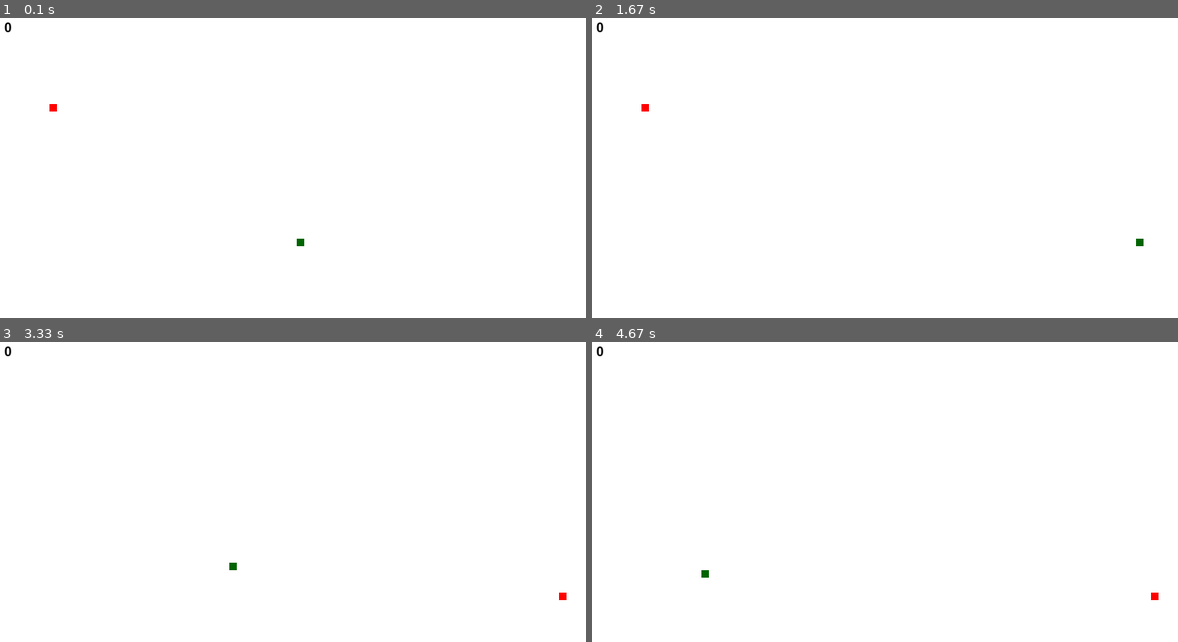
Above: before the commit, frames 1-4 (two rows, left to right).
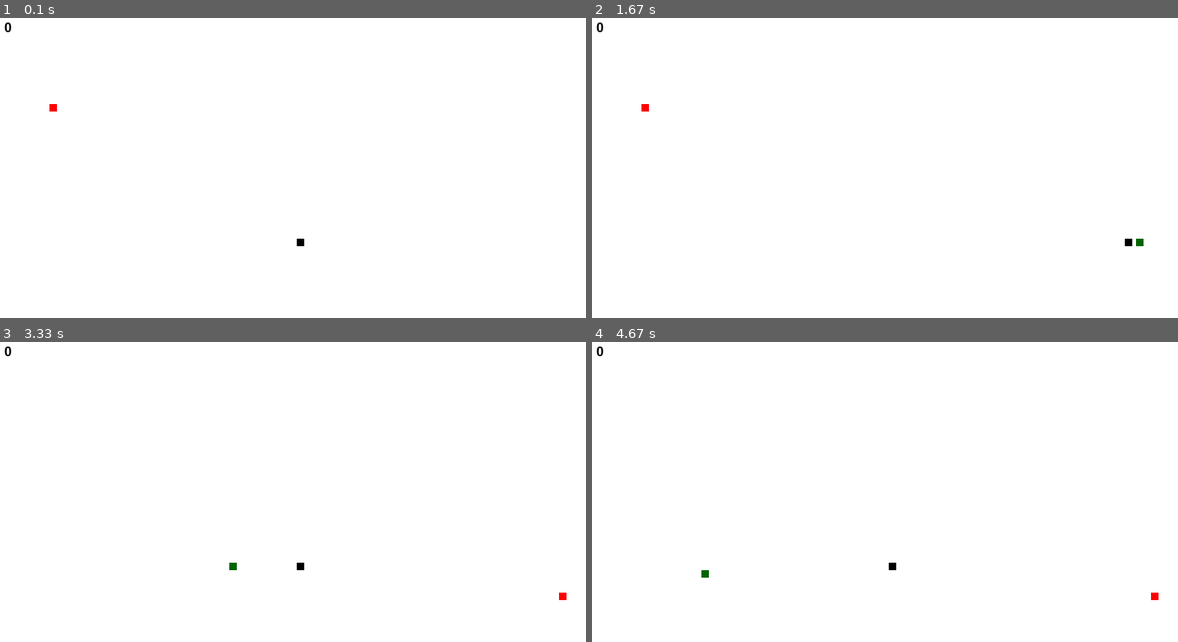
Above: after the commit, the same moments.

Repository: Anubhav-verma/pyGameSnake
Game: pygame game, started from Snake.py
The game is run twice, just before and just after one commit, with the same random seed, the same clock (stepped at 60 frames per second) and the same inputs.
Inputs:
- Up to frame 1 (0.1 s): no input
- Up to frame 2 (1.67 s): hold Space 0.33-0.8 s; hold Right 0.33-0.8 s; tap Space at 0.83 s
- Up to frame 3 (3.33 s): hold Up 1.67-2.13 s; hold Right 2.17-2.63 s; tap C at 2.67 s; hold Left from 3 s (still down)
- Up to frame 4 (4.67 s): release Left at 3.53 s; hold Down 3.57-3.87 s; hold Left 3.9-4.3 s; hold Up from 4.33 s (still down)

The runs differ from the first frame. In frame 1, less than 0.1% of the frame differs, in the area x 50-52%, y 73-77%; in frame 2, less than 0.1%; in frame 3, less than 0.1%; in frame 4, less than 0.1%.

Commit message:
Snake is given a bullet

Diff:
--- a/Snake.py
+++ b/Snake.py
@@ -11,12 +11,19 @@
 red = (255, 0, 0)
 green = (0, 100, 0)
 block_size = 10
+bullet_block_size = 10
 fps = pygame.time.Clock()
 score = 0
 
+
 def snake(block_size, snakelist):
     for xny in snakelist:
+        # xny[0] and xny[1] are x and y coordinates respectively of left top corner of rectangle.
         pygame.draw.rect(gamedisplay, green, [xny[0], xny[1], block_size, block_size])
+
+
+def bullet(bullet_block_size, x, y):
+    pygame.draw.rect(gamedisplay, black, [x, y, bullet_block_size, bullet_block_size])
 
 
 font = pygame.font.SysFont(None, 25)
@@ -36,10 +43,13 @@
 def gameloop(score):
     gameexit = False
     gameover = False
+    bullet_fire = False
     x = width / 2
     y = hight / 2
     x_change = 0
     y_change = 0
+    bullet_x_change = 0
+    bullet_y_change = 0
     snakelist = []
     snakelength = 1
     applex = round(random.randrange(0, width - block_size) / 10.0) * 10.0
@@ -61,7 +71,7 @@
 
         for event in pygame.event.get():
             if event.type == pygame.QUIT:
-                gsmeexit = True
+                gameexit = True
             if event.type == pygame.KEYDOWN:
                 if event.key == pygame.K_LEFT:
                     x_change = -block_size
@@ -75,18 +85,41 @@
                 elif event.key == pygame.K_DOWN:
                     y_change = +block_size
                     x_change = 0
+                elif event.key == pygame.K_SPACE:
+                    bullet_fire = True
+                    bullet_y_change = y_change
+                    bullet_x_change = x_change
+
         if x < 0 or x >= width or y < 0 or y >= hight:
             gameover = True
 
         x += x_change
         y += y_change
+        if not bullet_fire:
+            bullet_x = x
+            bullet_y = y
+            bullet_fire = True
+
+        bullet_x += 1.5*bullet_x_change
+        bullet_y += 1.5*bullet_y_change
+
+
+        if bullet_x <= 0:
+            bullet_x = width
+        elif bullet_x >= width:
+            bullet_x = 0
+        elif bullet_y == 0:
+            bullet_y = hight
+        elif bullet_y >= hight:
+            bullet_y = 0
+
+
         gamedisplay.fill(white)
         pygame.draw.rect(gamedisplay, red, [applex, appley, block_size, block_size])
         snakehead = []
         snakehead.append(x)
         snakehead.append(y)
         snakelist.append(snakehead)
-
         if len(snakelist) > snakelength:
             del snakelist[0]
         for eachsegment in snakelist[:-1]:
@@ -94,8 +127,9 @@
                 gameover = True
         game_score(score, black)
         snake(block_size, snakelist)
+        bullet(bullet_block_size, bullet_x, bullet_y)
         pygame.display.update()
-        if x == applex and y == appley:
+        if bullet_x == applex and bullet_y == appley and bullet_fire == True:
             applex = round(random.randrange(0, width - block_size) / 10.0) * 10.0
             appley = round(random.randrange(0, hight - block_size) / 10.0) * 10.0
             snakelength += 1
